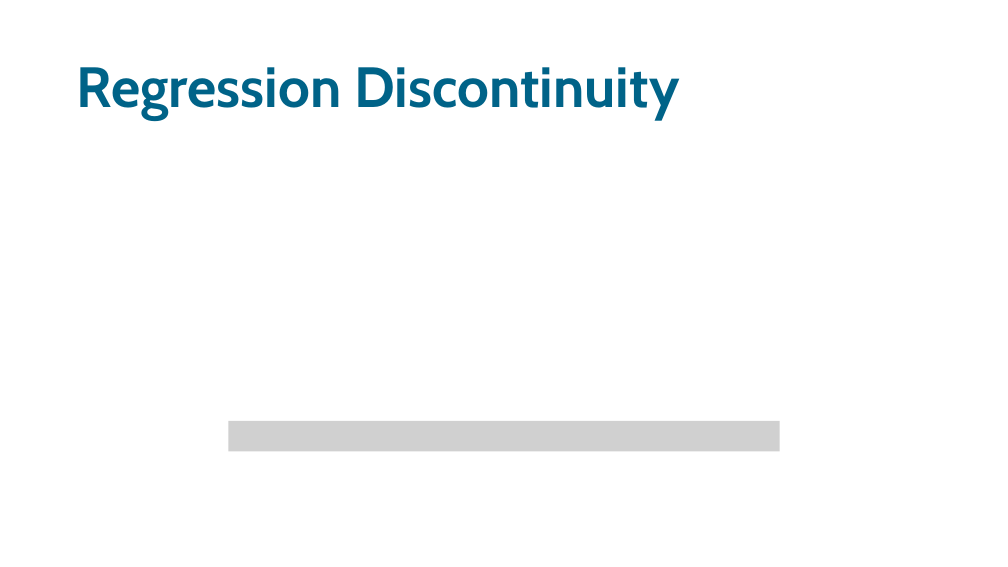
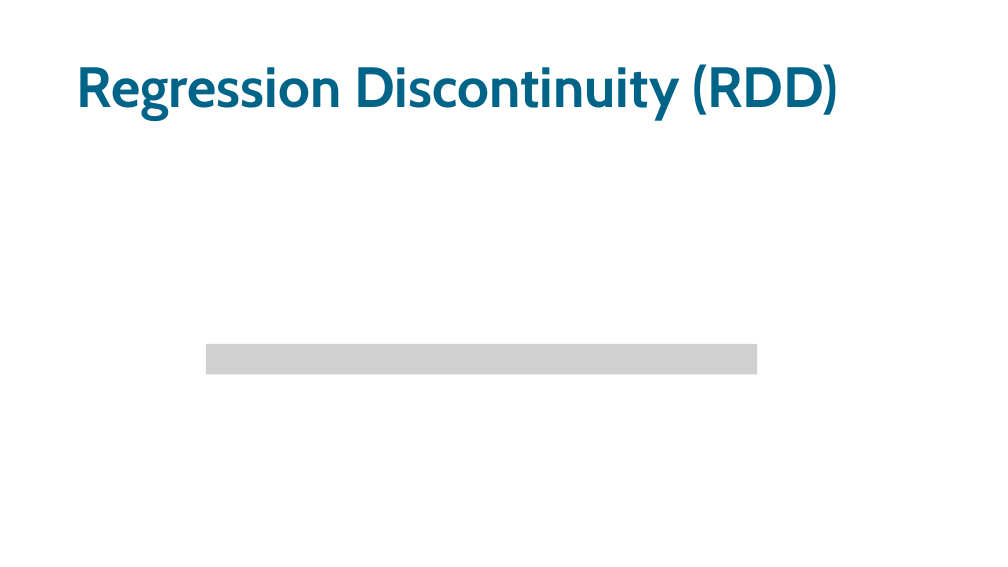
Before and after one commit to sodascience/workshop_causal_impact_assessment, a slide deck: slide 23 of lectures/02_interrupted_time_series/its.pptx. Drawn at 1008x567 pixels with LibreOffice and Linux fonts; fonts in the diff are those of the drawing; grey boxes stand for pictures. Boxes give left, top, right and bottom in pixels: in the first picture for what was removed or moved away, otherwise in the second. Text is boxed around its words. In the diff, an @@ line names an element or a change of style, - is before the commit and + after.

```diff
--- a/lectures/02_interrupted_time_series/its.pptx
+++ b/lectures/02_interrupted_time_series/its.pptx
@@ title at [77,64,838,120]: text changed @@
-Regression Discontinuity
+Regression Discontinuity (RDD)
@@ picture added at [206,344,757,374] @@
@@ picture removed at [228,421,780,451] @@
```
Also in this commit, not shown: 4 other slides changed, 2 slides added, 2 slides removed, 3 other files.
